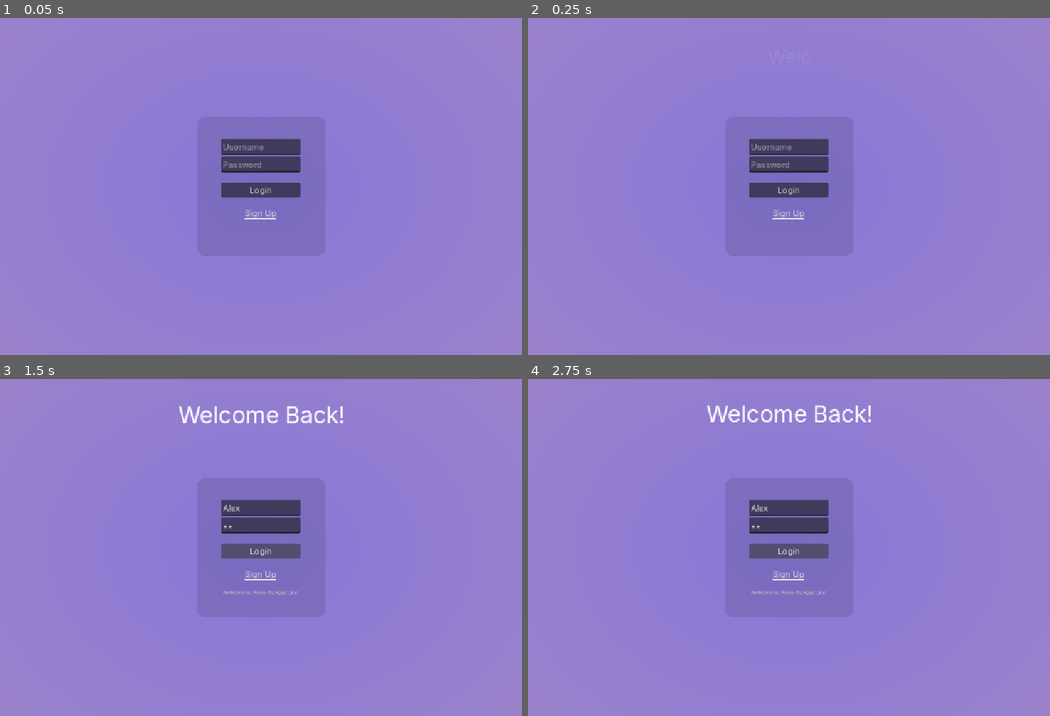
Above: before the commit, frames 1-4 (two rows, left to right).
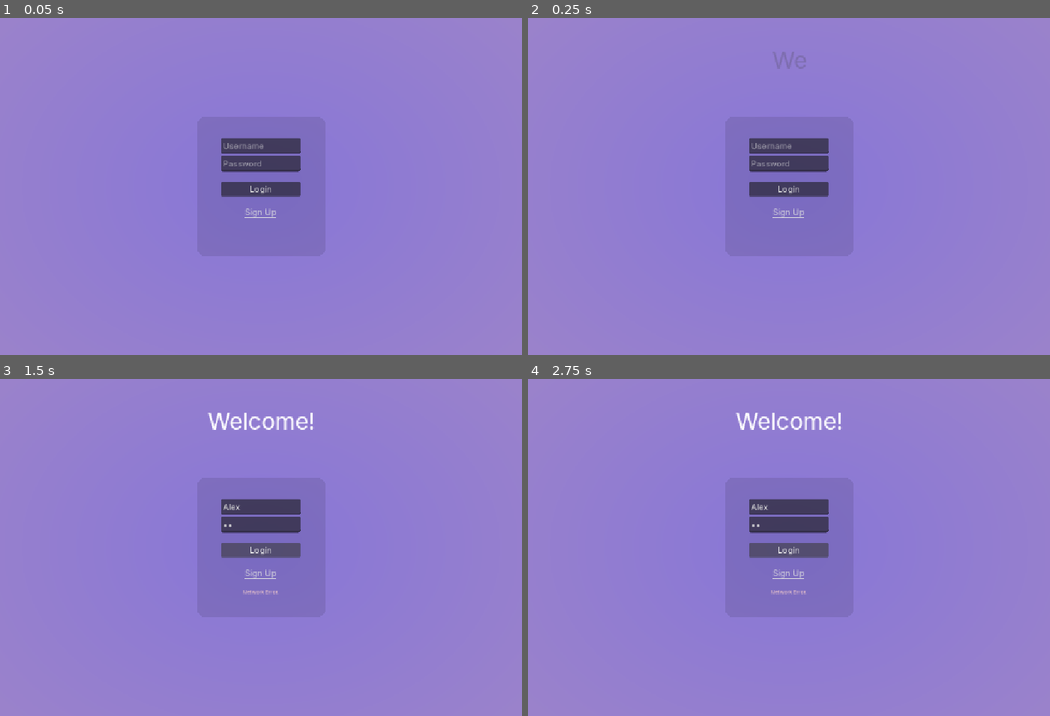
Above: after the commit, the same moments.

Repository: clride/Pernu
Game: Godot game, scene res://UI/login.tscn
The game is run twice, just before and just after one commit, with the same random seed, the same clock (stepped at 60 frames per second) and the same inputs. Before the commit the project starts from res://UI/Login/login.tscn.
Inputs (mouse positions are in pixels of both pictures, inside the frame that each line leads up to):
- Up to frame 1 (0.05 s): no input
- Up to frame 2 (0.25 s): no input
- Up to frame 3 (1.5 s): click (261, 507) at 0.52 s; type "Alex" at 0.6 s; click (261, 527) at 0.75 s; type "12" at 0.83 s; click "Login" at 1.25 s
- Up to frame 4 (2.75 s): click "Login" at 2 s

The runs differ from the first frame. In frame 1, 0.7% of the frame differs, in the area x 42-58%, y 35-60%; in frame 2, 0.8%; in frame 3, 1.5%; in frame 4, 1.5%, in the area x 34-66%, y 7-64%.

Commit message:
Refactor
- Added an API client for simple HTTP request, which uses an asnyc function with a return value to streamline HTTP requests

Diff:
--- /dev/null
+++ b/app/Objects/api_client.gd
@@ -0,0 +1,50 @@
+class_name APIClient
+extends Node
+
+## A custom class that deals with API specific things
+## and streamlines the HTTP request workflow
+
+var http_send = HTTPRequest.new()
+
+var _res
+var _code
+signal result_ready
+
+var mutex = Mutex.new()
+
+# Async function which handles everything
+# related to http(s)
+func send_message(path: String, request_content: String, is_post:bool =true, type:String ="json") -> Variant:
+	mutex.lock()
+
+	var headers = PackedStringArray([
+		"Content-Type: application/"+type
+	])
+
+	var method = HTTPClient.METHOD_GET
+	if is_post:
+		method = HTTPClient.METHOD_POST
+
+	var error: Error = http_send.request(Config.ENDPOINT_URL+path, headers, method, request_content)
+
+	if error != Error.OK:
+		mutex.unlock()
+		return null
+
+	await result_ready
+
+	mutex.unlock()
+
+	return [_code, _res]
+
+func _enter_tree() -> void:
+	add_child(http_send)
+	http_send.request_completed.connect(_on_http_request_request_completed)
+
+func _on_http_request_request_completed(_result: int, response_code: int, _headers: PackedStringArray, body: PackedByteArray):
+	var json = JSON.new()
+	json.parse(body.get_string_from_utf8())
+	var response = json.get_data()
+	_code = response_code
+	_res = response
+	result_ready.emit()
--- a/app/UI/Login/login.gd
+++ b/app/UI/Login/login.gd
@@ -5,11 +5,16 @@
 @onready var http_request: HTTPRequest = $HTTPRequest
 @onready var info: Label = $Info
 
+func show_info(text: String, is_error: bool):
+	var color: Color = Color("ffff")
+
+	if is_error:
+		color = Color(1.0, 0.828, 0.799, 1.0)
+
+	info.add_theme_color_override("font_color", color)
+	info.text = text
+
 func _on_login_button_pressed() -> void:
-	var headers = PackedStringArray([
-		"Content-Type: application/json"
-	])
-
 	var username: String = username_field.text
 	var password: String = password_field.text
 
@@ -23,29 +28,21 @@
 		"password": password
 	})
 
-	var error = http_request.request(
-		Config.ENDPOINT_URL + "/login",
-		headers,
-		HTTPClient.METHOD_POST,
-		body
-	)
+	var req = APIClient.new()
+	add_child(req)
+	var result = await req.send_message("/login", body)
 
-	if error != OK:
-		push_error("An error occurred in the HTTP request.")
-
-func _on_http_request_request_completed(_result: int, response_code: int, _headers: PackedStringArray, body: PackedByteArray) -> void:
-	var json = JSON.new()
-	json.parse(body.get_string_from_utf8())
-	var response = json.get_data()
-
-	if response == null:
-		info.add_theme_color_override("font_color", Color(1.0, 0.828, 0.799, 1.0))
-		info.text = "Network Error. Please Try Again Later"
+	if not result or result[0] == 0:
+		print("[LOGIN] An error occurred in the HTTP request.")
+		show_info("Network Error.", true)
 		return
 
-	info.text = response.status
+	var status_code = result[0]
+	var response_body = result[1]
 
-	if response_code == 200:
-		info.add_theme_color_override("font_color", Color(1.0, 1.0, 1.0, 1.0))
+	var result_text = response_body.status
+
+	if status_code == 200:
+		show_info(result_text, false)
 	else:
-		info.add_theme_color_override("font_color", Color(1.0, 0.828, 0.799, 1.0))
+		show_info(result_text, true)
--- a/app/UI/Login/login.tscn
+++ /dev/null
@@ -1,236 +0,0 @@
-[gd_scene format=3 uid="uid://ctylr1aydvbrg"]
-
-[ext_resource type="Shader" uid="uid://cmufv52v2tspl" path="res://Assets/Shaders/Liquidglass.gdshader" id="1_6hqrn"]
-[ext_resource type="PackedScene" uid="uid://qkrm0m368upr" path="res://UI/Login/background.tscn" id="1_i86tc"]
-[ext_resource type="Script" uid="uid://ba4r0027pjkl6" path="res://UI/Login/login.gd" id="3_4o304"]
-[ext_resource type="Script" uid="uid://r4gbvhopcseh" path="res://UI/Login/intro.gd" id="3_kjh48"]
-
-[sub_resource type="ShaderMaterial" id="ShaderMaterial_i86tc"]
-shader = ExtResource("1_6hqrn")
-shader_parameter/u_roundness = 0.150000007125
-shader_parameter/u_distortion_intensity = -0.1
-shader_parameter/u_blur_intensity = 1.2
-
-[sub_resource type="Animation" id="Animation_i86tc"]
-resource_name = "Intro"
-length = 1.9615
-tracks/0/type = "value"
-tracks/0/imported = false
-tracks/0/enabled = true
-tracks/0/path = NodePath("RichTextLabel:text")
-tracks/0/interp = 1
-tracks/0/loop_wrap = true
-tracks/0/keys = {
-"times": PackedFloat32Array(0, 0.7),
-"transitions": PackedFloat32Array(1, 1),
-"update": 0,
-"values": ["", "Welcome Back!"]
-}
-tracks/1/type = "value"
-tracks/1/imported = false
-tracks/1/enabled = true
-tracks/1/path = NodePath("RichTextLabel:position")
-tracks/1/interp = 2
-tracks/1/loop_wrap = true
-tracks/1/keys = {
-"times": PackedFloat32Array(0, 1.1666666, 1.37, 1.64),
-"transitions": PackedFloat32Array(1, 1, 1, 1),
-"update": 0,
-"values": [Vector2(384, 54.035), Vector2(384, 40.4), Vector2(384, 43.03), Vector2(384, 40.4)]
-}
-tracks/2/type = "value"
-tracks/2/imported = false
-tracks/2/enabled = true
-tracks/2/path = NodePath("RichTextLabel:theme_override_font_sizes/normal_font_size")
-tracks/2/interp = 1
-tracks/2/loop_wrap = true
-tracks/2/keys = {
-"times": PackedFloat32Array(0, 1),
-"transitions": PackedFloat32Array(1, 1),
-"update": 0,
-"values": [33, 44]
-}
-tracks/3/type = "value"
-tracks/3/imported = false
-tracks/3/enabled = true
-tracks/3/path = NodePath("RichTextLabel:theme_override_colors/default_color")
-tracks/3/interp = 2
-tracks/3/loop_wrap = true
-tracks/3/keys = {
-"times": PackedFloat32Array(0, 1.28),
-"transitions": PackedFloat32Array(1, 1),
-"update": 0,
-"values": [Color(1, 1, 1, 0), Color(1, 1, 1, 1)]
-}
-
-[sub_resource type="Animation" id="Animation_kjh48"]
-length = 0.001
-tracks/0/type = "value"
-tracks/0/imported = false
-tracks/0/enabled = true
-tracks/0/path = NodePath("RichTextLabel:text")
-tracks/0/interp = 1
-tracks/0/loop_wrap = true
-tracks/0/keys = {
-"times": PackedFloat32Array(0),
-"transitions": PackedFloat32Array(1),
-"update": 1,
-"values": [""]
-}
-tracks/1/type = "value"
-tracks/1/imported = false
-tracks/1/enabled = true
-tracks/1/path = NodePath("RichTextLabel:position")
-tracks/1/interp = 1
-tracks/1/loop_wrap = true
-tracks/1/keys = {
-"times": PackedFloat32Array(0),
-"transitions": PackedFloat32Array(1),
-"update": 0,
-"values": [Vector2(384, 54.035)]
-}
-tracks/2/type = "value"
-tracks/2/imported = false
-tracks/2/enabled = true
-tracks/2/path = NodePath("RichTextLabel:theme_override_font_sizes/normal_font_size")
-tracks/2/interp = 1
-tracks/2/loop_wrap = true
-tracks/2/keys = {
-"times": PackedFloat32Array(0),
-"transitions": PackedFloat32Array(1),
-"update": 1,
-"values": [44]
-}
-tracks/3/type = "value"
-tracks/3/imported = false
-tracks/3/enabled = true
-tracks/3/path = NodePath("RichTextLabel:theme_override_colors/default_color")
-tracks/3/interp = 1
-tracks/3/loop_wrap = true
-tracks/3/keys = {
-"times": PackedFloat32Array(0),
-"transitions": PackedFloat32Array(1),
-"update": 0,
-"values": [Color(0, 0, 0, 0)]
-}
-
-[sub_resource type="AnimationLibrary" id="AnimationLibrary_4o304"]
-_data = {
-&"Intro": SubResource("Animation_i86tc"),
-&"RESET": SubResource("Animation_kjh48")
-}
-
-[node name="Menu" type="Control" unique_id=33708042]
-layout_mode = 3
-anchor_left = 0.5
-anchor_top = 0.45100003
-anchor_right = 0.5
-anchor_bottom = 0.45100003
-offset_left = -576.0
-offset_top = -292.24802
-offset_right = 576.0
-offset_bottom = 355.75198
-grow_horizontal = 2
-grow_vertical = 2
-metadata/_edit_lock_ = true
-
-[node name="Background" parent="." unique_id=1585861469 instance=ExtResource("1_i86tc")]
-layout_mode = 1
-
-[node name="RichTextLabel" type="RichTextLabel" parent="." unique_id=1286787122]
-layout_mode = 1
-anchors_preset = 5
-anchor_left = 0.5
-anchor_right = 0.5
-offset_left = -192.0
-offset_top = 54.035
-offset_right = 195.0
-offset_bottom = 156.0335
-grow_horizontal = 2
-theme_override_colors/default_color = Color(0, 0, 0, 0)
-theme_override_font_sizes/normal_font_size = 44
-bbcode_enabled = true
-horizontal_alignment = 1
-
-[node name="LoginProcess" type="Control" parent="." unique_id=2077808843]
-layout_mode = 1
-anchors_preset = 15
-anchor_right = 1.0
-anchor_bottom = 1.0
-grow_horizontal = 2
-grow_vertical = 2
-metadata/_edit_lock_ = true
-
-[node name="PanelContainer" type="PanelContainer" parent="LoginProcess" unique_id=964601669]
-material = SubResource("ShaderMaterial_i86tc")
-layout_mode = 1
-anchors_preset = 8
-anchor_left = 0.5
-anchor_top = 0.5
-anchor_right = 0.5
-anchor_bottom = 0.5
-offset_left = -122.5
-offset_top = -133.0
-offset_right = 122.5
-offset_bottom = 133.0
-grow_horizontal = 2
-grow_vertical = 2
-
-[node name="Login" type="VBoxContainer" parent="LoginProcess/PanelContainer" unique_id=1687818046]
-custom_minimum_size = Vector2(153.755, 172.26)
-layout_mode = 2
-size_flags_horizontal = 4
-size_flags_vertical = 4
-script = ExtResource("3_4o304")
-
-[node name="Username" type="LineEdit" parent="LoginProcess/PanelContainer/Login" unique_id=174173909]
-custom_minimum_size = Vector2(0, 30.195)
-layout_mode = 2
-placeholder_text = "Username"
-select_all_on_focus = true
-
-[node name="Password" type="LineEdit" parent="LoginProcess/PanelContainer/Login" unique_id=971580071]
-custom_minimum_size = Vector2(0, 30.195)
-layout_mode = 2
-placeholder_text = "Password"
-select_all_on_focus = true
-secret = true
-
-[node name="MarginContainer" type="MarginContainer" parent="LoginProcess/PanelContainer/Login" unique_id=580498989]
-custom_minimum_size = Vector2(0, 12.675)
-layout_mode = 2
-
-[node name="Login" type="Button" parent="LoginProcess/PanelContainer/Login" unique_id=510833809]
-layout_mode = 2
-text = "Login"
-
-[node name="MarginContainer2" type="MarginContainer" parent="LoginProcess/PanelContainer/Login" unique_id=1646071833]
-custom_minimum_size = Vector2(0, 12.675)
-layout_mode = 2
-
-[node name="CenterContainer" type="CenterContainer" parent="LoginProcess/PanelContainer/Login" unique_id=661322425]
-layout_mode = 2
-
-[node name="LinkButton" type="LinkButton" parent="LoginProcess/PanelContainer/Login/CenterContainer" unique_id=1236800948]
-layout_mode = 2
-text = "Sign Up"
-uri = "http://127.0.0.1:5000"
-
-[node name="MarginContainer3" type="MarginContainer" parent="LoginProcess/PanelContainer/Login" unique_id=2139899708]
-custom_minimum_size = Vector2(0, 12.675)
-layout_mode = 2
-
-[node name="Info" type="Label" parent="LoginProcess/PanelContainer/Login" unique_id=538207878]
-layout_mode = 2
-theme_override_colors/font_color = Color(1, 1, 1, 1)
-theme_override_font_sizes/font_size = 8
-horizontal_alignment = 1
-
-[node name="HTTPRequest" type="HTTPRequest" parent="LoginProcess/PanelContainer/Login" unique_id=1430461944]
-
-[node name="AnimationPlayer" type="AnimationPlayer" parent="." unique_id=1628021511]
-libraries/ = SubResource("AnimationLibrary_4o304")
-script = ExtResource("3_kjh48")
-
-[connection signal="pressed" from="LoginProcess/PanelContainer/Login/Login" to="LoginProcess/PanelContainer/Login" method="_on_login_button_pressed"]
-[connection signal="request_completed" from="LoginProcess/PanelContainer/Login/HTTPRequest" to="LoginProcess/PanelContainer/Login" method="_on_http_request_request_completed"]
--- /dev/null
+++ b/app/UI/Login/login_screen.tscn
@@ -0,0 +1,80 @@
+[gd_scene format=3 uid="uid://uacj3mlk22kl"]
+
+[ext_resource type="Shader" uid="uid://cmufv52v2tspl" path="res://Assets/Shaders/Liquidglass.gdshader" id="1_10f72"]
+[ext_resource type="Script" uid="uid://ba4r0027pjkl6" path="res://UI/Login/login.gd" id="2_to5m1"]
+
+[sub_resource type="ShaderMaterial" id="ShaderMaterial_i86tc"]
+shader = ExtResource("1_10f72")
+shader_parameter/u_roundness = 0.150000007125
+shader_parameter/u_distortion_intensity = -0.1
+shader_parameter/u_blur_intensity = 1.2
+
+[node name="LoginScreen" type="PanelContainer" unique_id=1783463125]
+material = SubResource("ShaderMaterial_i86tc")
+anchors_preset = 8
+anchor_left = 0.5
+anchor_top = 0.5
+anchor_right = 0.5
+anchor_bottom = 0.5
+offset_left = -122.5
+offset_top = -133.0
+offset_right = 122.5
+offset_bottom = 133.0
+grow_horizontal = 2
+grow_vertical = 2
+
+[node name="Login" type="VBoxContainer" parent="." unique_id=952548273]
+custom_minimum_size = Vector2(153.755, 172.26)
+layout_mode = 2
+size_flags_horizontal = 4
+size_flags_vertical = 4
+script = ExtResource("2_to5m1")
+
+[node name="Username" type="LineEdit" parent="Login" unique_id=1150955746]
+custom_minimum_size = Vector2(0, 30.195)
+layout_mode = 2
+placeholder_text = "Username"
+select_all_on_focus = true
+
+[node name="Password" type="LineEdit" parent="Login" unique_id=75313564]
+custom_minimum_size = Vector2(0, 30.195)
+layout_mode = 2
+placeholder_text = "Password"
+select_all_on_focus = true
+secret = true
+
+[node name="MarginContainer" type="MarginContainer" parent="Login" unique_id=1614032070]
+custom_minimum_size = Vector2(0, 12.675)
+layout_mode = 2
+
+[node name="Login" type="Button" parent="Login" unique_id=1601120339]
+layout_mode = 2
+text = "Login"
+
+[node name="MarginContainer2" type="MarginContainer" parent="Login" unique_id=793057814]
+custom_minimum_size = Vector2(0, 12.675)
+layout_mode = 2
+
+[node name="CenterContainer" type="CenterContainer" parent="Login" unique_id=1239683780]
+layout_mode = 2
+
+[node name="LinkButton" type="LinkButton" parent="Login/CenterContainer" unique_id=1296858142]
+layout_mode = 2
+text = "Sign Up"
+uri = "http://127.0.0.1:5000"
+
+[node name="MarginContainer3" type="MarginContainer" parent="Login" unique_id=124893321]
+custom_minimum_size = Vector2(0, 12.675)
+layout_mode = 2
+
+[node name="Info" type="Label" parent="Login" unique_id=205208186]
+layout_mode = 2
+theme_override_colors/font_color = Color(1, 1, 1, 1)
+theme_override_font_sizes/font_size = 10
+horizontal_alignment = 1
+clip_text = true
+
+[node name="HTTPRequest" type="HTTPRequest" parent="Login" unique_id=619103]
+
+[connection signal="pressed" from="Login/Login" to="Login" method="_on_login_button_pressed"]
+[connection signal="request_completed" from="Login/HTTPRequest" to="Login" method="_on_http_request_request_completed"]
--- /dev/null
+++ b/app/UI/login.tscn
@@ -0,0 +1,113 @@
+[gd_scene format=3 uid="uid://ctylr1aydvbrg"]
+
+[ext_resource type="PackedScene" uid="uid://qkrm0m368upr" path="res://UI/Login/background.tscn" id="1_2c6ok"]
+[ext_resource type="PackedScene" uid="uid://uacj3mlk22kl" path="res://UI/Login/login_screen.tscn" id="2_ub3nb"]
+[ext_resource type="Script" uid="uid://r4gbvhopcseh" path="res://UI/Login/intro.gd" id="3_sljnk"]
+
+[sub_resource type="Animation" id="Animation_2c6ok"]
+resource_name = "Intro"
+tracks/0/type = "value"
+tracks/0/imported = false
+tracks/0/enabled = true
+tracks/0/path = NodePath("RichTextLabel:text")
+tracks/0/interp = 1
+tracks/0/loop_wrap = true
+tracks/0/keys = {
+"times": PackedFloat32Array(0, 1),
+"transitions": PackedFloat32Array(1, 1),
+"update": 0,
+"values": ["", "Welcome!"]
+}
+tracks/1/type = "value"
+tracks/1/imported = false
+tracks/1/enabled = true
+tracks/1/path = NodePath("RichTextLabel:theme_override_colors/default_color")
+tracks/1/interp = 1
+tracks/1/loop_wrap = true
+tracks/1/keys = {
+"times": PackedFloat32Array(0, 1),
+"transitions": PackedFloat32Array(1, 1),
+"update": 0,
+"values": [Color(0, 0, 0, 0), Color(1, 1, 1, 1)]
+}
+
+[sub_resource type="Animation" id="Animation_ub3nb"]
+length = 0.001
+tracks/0/type = "value"
+tracks/0/imported = false
+tracks/0/enabled = true
+tracks/0/path = NodePath("RichTextLabel:text")
+tracks/0/interp = 1
+tracks/0/loop_wrap = true
+tracks/0/keys = {
+"times": PackedFloat32Array(0),
+"transitions": PackedFloat32Array(1),
+"update": 1,
+"values": [""]
+}
+tracks/1/type = "value"
+tracks/1/imported = false
+tracks/1/enabled = true
+tracks/1/path = NodePath("RichTextLabel:theme_override_colors/default_color")
+tracks/1/interp = 1
+tracks/1/loop_wrap = true
+tracks/1/keys = {
+"times": PackedFloat32Array(0),
+"transitions": PackedFloat32Array(1),
+"update": 0,
+"values": [Color(0, 0, 0, 0)]
+}
+
+[sub_resource type="AnimationLibrary" id="AnimationLibrary_sljnk"]
+_data = {
+&"Intro": SubResource("Animation_2c6ok"),
+&"RESET": SubResource("Animation_ub3nb")
+}
+
+[node name="Menu" type="Control" unique_id=33708042]
+layout_mode = 3
+anchor_left = 0.5
+anchor_top = 0.45100003
+anchor_right = 0.5
+anchor_bottom = 0.45100003
+offset_left = -576.0
+offset_top = -292.24802
+offset_right = 576.0
+offset_bottom = 355.75198
+grow_horizontal = 2
+grow_vertical = 2
+metadata/_edit_lock_ = true
+
+[node name="Background" parent="." unique_id=1585861469 instance=ExtResource("1_2c6ok")]
+layout_mode = 1
+
+[node name="RichTextLabel" type="RichTextLabel" parent="." unique_id=1286787122]
+layout_mode = 1
+anchors_preset = 5
+anchor_left = 0.5
+anchor_right = 0.5
+offset_left = -192.0
+offset_top = 54.035
+offset_right = 195.0
+offset_bottom = 156.0335
+grow_horizontal = 2
+theme_override_colors/default_color = Color(0, 0, 0, 0)
+theme_override_font_sizes/normal_font_size = 44
+bbcode_enabled = true
+horizontal_alignment = 1
+
+[node name="LoginProcess" type="Control" parent="." unique_id=2077808843]
+layout_mode = 1
+anchors_preset = 15
+anchor_right = 1.0
+anchor_bottom = 1.0
+grow_horizontal = 2
+grow_vertical = 2
+metadata/_edit_lock_ = true
+
+[node name="PanelContainer" parent="LoginProcess" unique_id=1783463125 instance=ExtResource("2_ub3nb")]
+layout_mode = 1
+
+[node name="AnimationPlayer" type="AnimationPlayer" parent="." unique_id=528919352]
+libraries/ = SubResource("AnimationLibrary_sljnk")
+script = ExtResource("3_sljnk")
--- a/app/project.godot
+++ b/app/project.godot
@@ -29,6 +29,10 @@
 window/stretch/mode="canvas_items"
 window/stretch/aspect="expand"
 
+[dotnet]
+
+project/assembly_name="App"
+
 [gui]
 
 theme/default_font_antialiasing=2
Not shown, added: app/Objects/api_client.gd.uid
Not shown: 1 places in app/UI/main.tscn that only renumber resources
